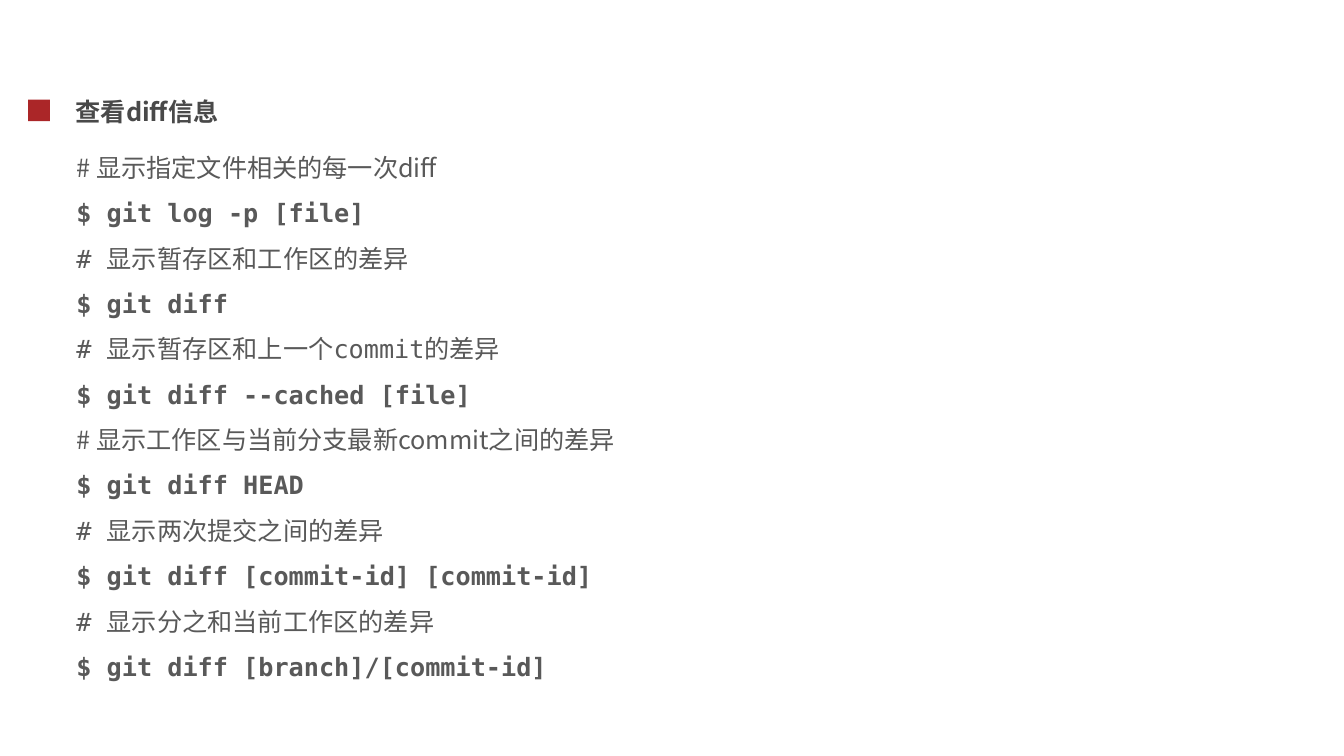
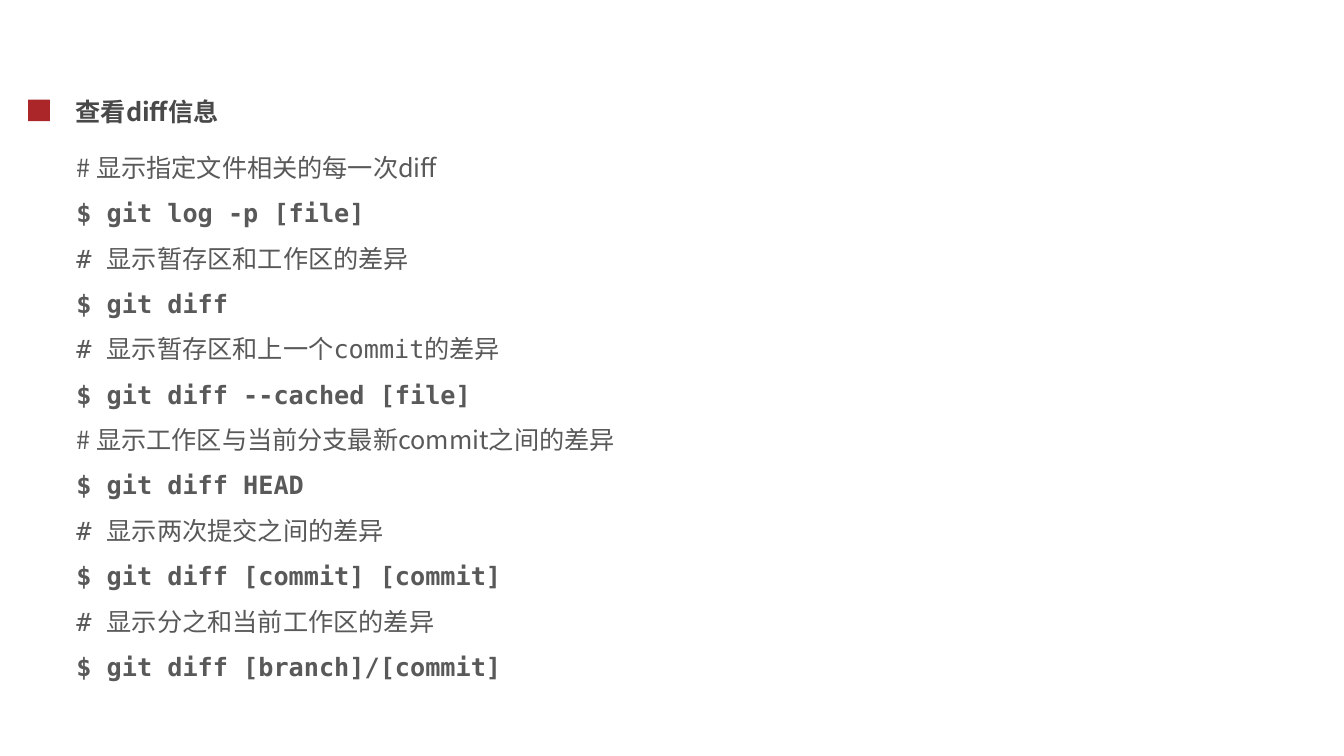
Before and after one commit to cash2one/note-1, a slide deck: slide 17 of toolbox/git使用.ppt. Drawn at 1344x756 pixels with LibreOffice and Linux fonts; fonts in the diff are those of the drawing; background and template pictures are left out. Boxes give left, top, right and bottom in pixels: in the first picture for what was removed or moved away, otherwise in the second. Text is boxed around its words. In the diff, an @@ line names an element or a change of style, - is before the commit and + after.

```diff
--- a/toolbox/git使用.ppt
+++ b/toolbox/git使用.ppt
@@ text at (107, 564, 501, 590): text changed @@
-$ git diff [commit-id] [commit-id]
+$ git diff [commit] [commit]
@@ text at (107, 655, 501, 681): text changed @@
-$ git diff [branch]/[commit-id]
+$ git diff [branch]/[commit]
```
Also in this commit, not shown: 9 other slides changed.
